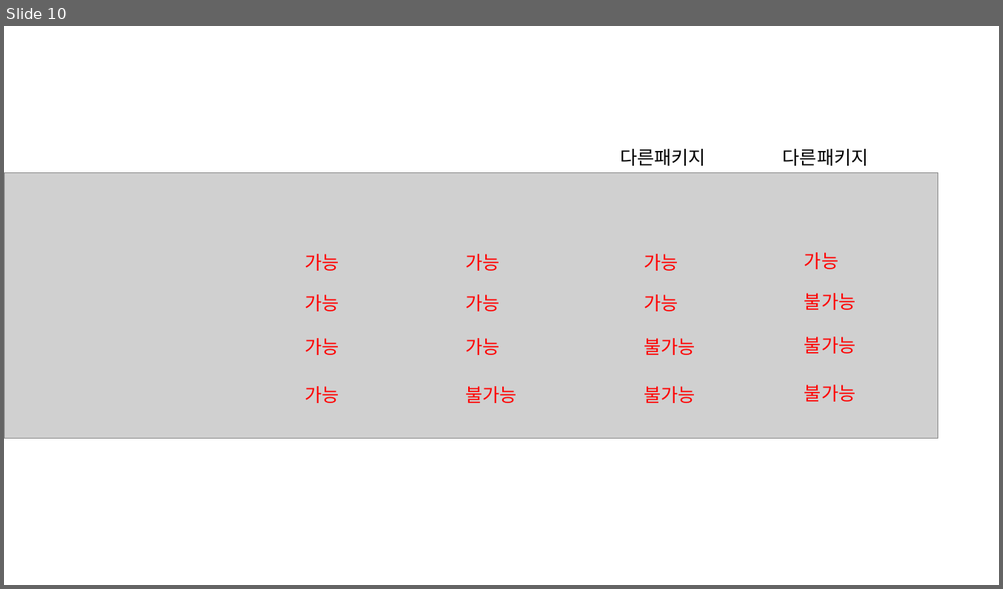
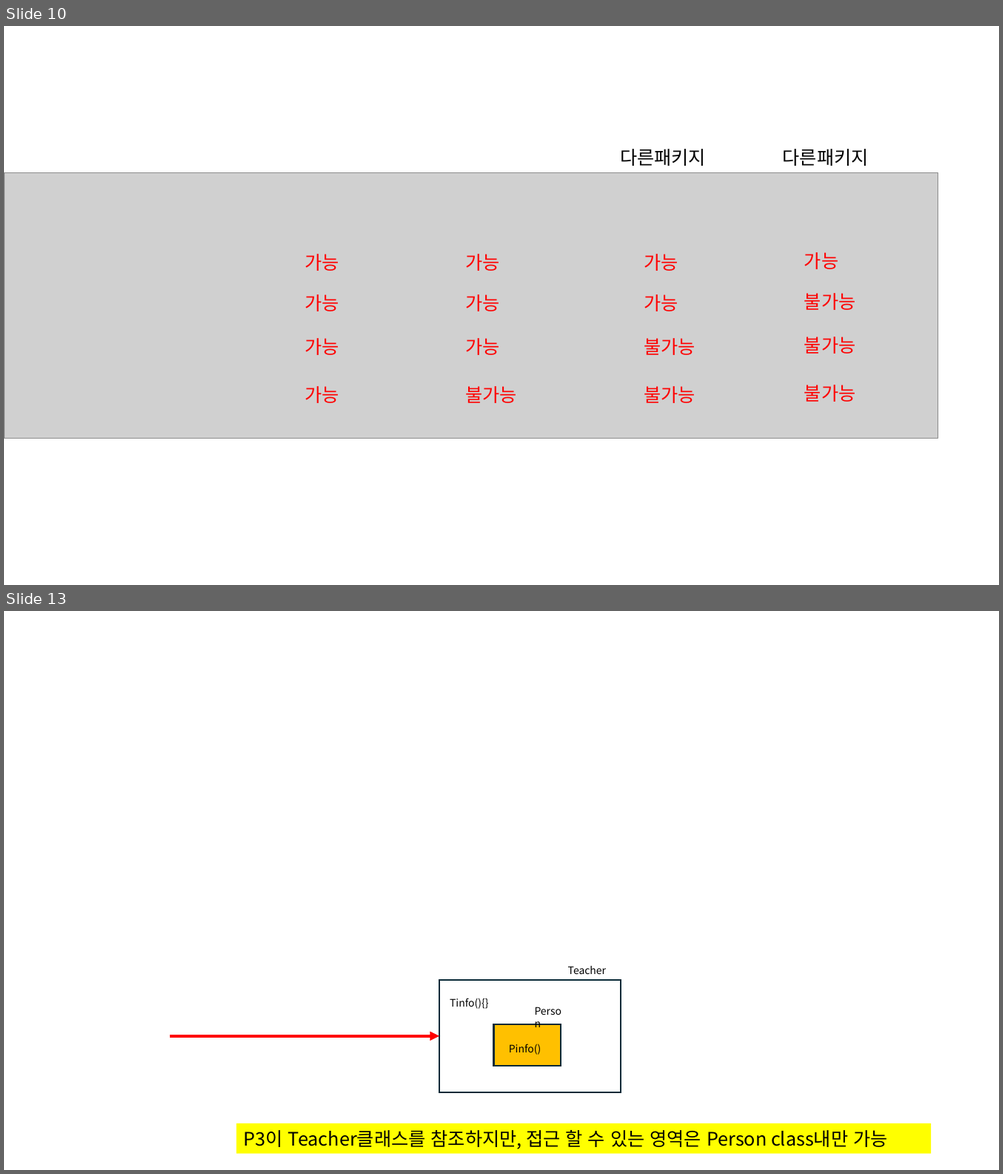
Before and after one commit to chl4890620123-collab/-, a slide deck: java수업.pptm. Shown one above the other, each under a label of ours: slide 10 before the commit, slides 10 and 13 after it; the slides between them are not shown. The pictures are 1003x589 and 1003x1174 pixels, drawn with LibreOffice and Linux fonts; fonts in the diff are those of the drawing; grey boxes stand for pictures; background and template pictures are left out. Boxes give left, top, right and bottom in pixels: in the first picture for what was removed or moved away, otherwise in the second. Text is boxed around its words. In the diff, an @@ line names an element or a change of style, - is before the commit and + after.

```diff
--- a/java수업.pptm
+++ b/java수업.pptm
@@ slide 13 added at <box>4,611,999,1170</box>, background picture (left out) @@
@@ rectangle added at <box>439,980,620,1093</box>, outline #092A39 1.5 pt @@
@@ text added at <box>568,966,606,974</box>, 10 pt, text #000000 @@
+Teacher
@@ text added at <box>449,998,488,1009</box>, 10 pt, text #000000 @@
+Tinfo(){}
@@ text added at <box>527,1002,575,1022</box>, 10 pt, text #000000 @@
+Person
@@ rectangle added at <box>493,1025,560,1066</box>, fill #FFC000, outline #092A39 1.5 pt @@
@@ arrow added from (170, 1037) to (439, 1037), #FF0000 3 pt @@
@@ text added at <box>509,1044,540,1055</box>, 10 pt, text #000000 @@
+Pinfo()
@@ rectangle added at <box>236,1125,930,1154</box>, fill #FFFF00, 18 pt, text #000000 @@
+P3이 Teacher클래스를 참조하지만, 접근 할 수 있는 영역은 Person class내만 가능
```
Also in this commit, not shown: 5 other slides added, 44 other files.
